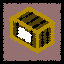
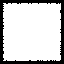
Layers edited between the first and the second 64 x 64 image:
added layer "Morale" above "Fuel" over bbox(3, 3, 61, 61)
hid "Supplies" over bbox(3, 3, 61, 61)
